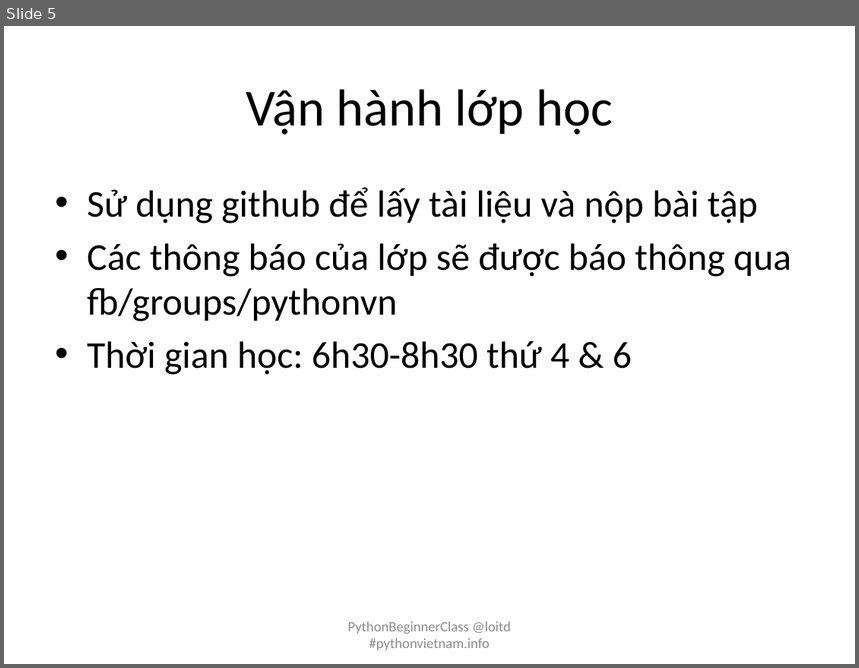
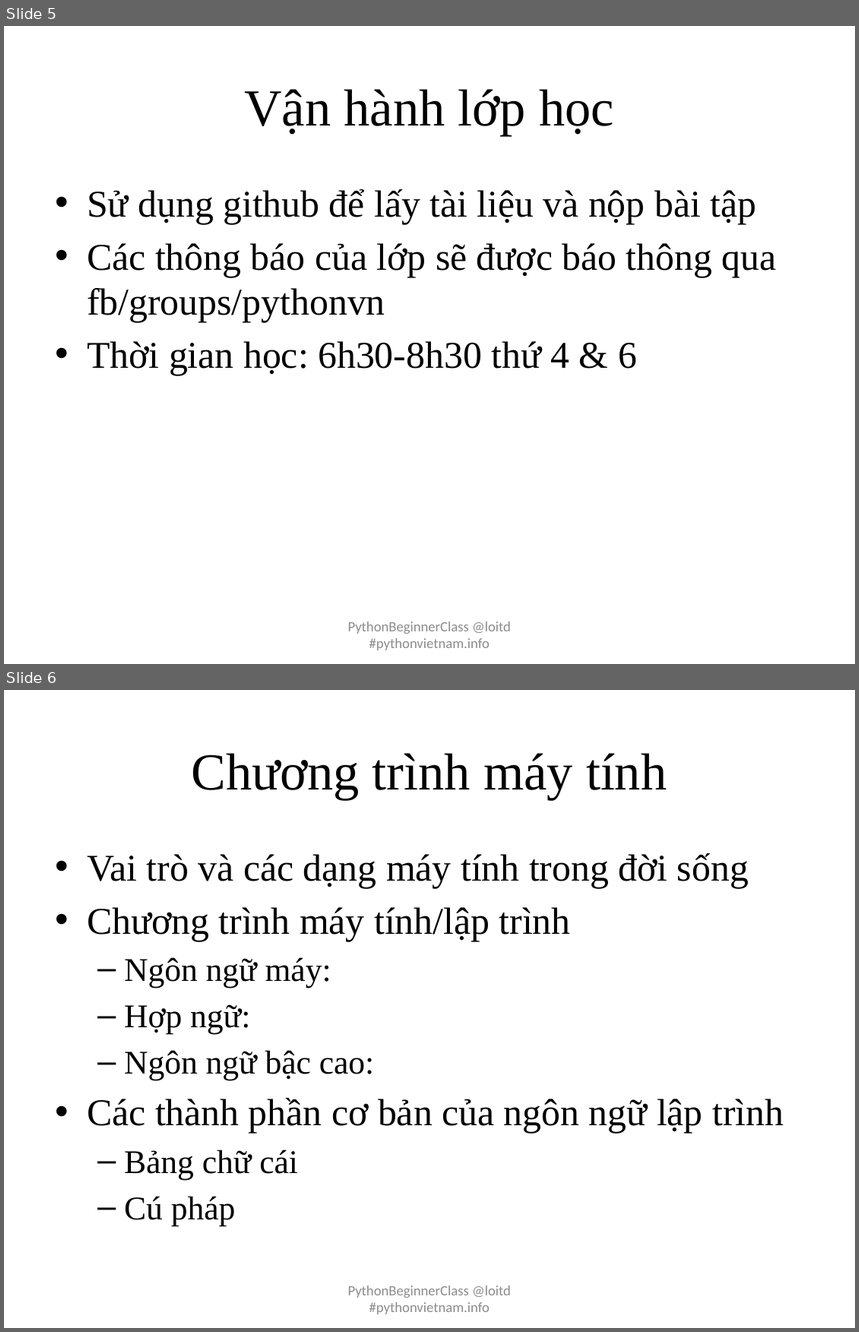
Before and after one commit to pythonvietnam/pbc032015, a slide deck: pbc-day-01-introduction.pptx. Shown one above the other, each under a label of ours: slide 5 before the commit, slides 5 and 6 after it. The pictures are 859x668 and 859x1332 pixels, drawn with LibreOffice and Linux fonts; fonts in the diff are those of the drawing. Boxes give left, top, right and bottom in pixels: in the first picture for what was removed or moved away, otherwise in the second. Text is boxed around its words. In the diff, an @@ line names an element or a change of style, - is before the commit and + after.

```diff
--- a/pbc-day-01-introduction.pptx
+++ b/pbc-day-01-introduction.pptx
@@ slide 6 added at (4,690,855,1328), background #FFFFFF @@
@@ title added at (191,753,667,799), 44 pt, text #000000 @@
+Chương trình máy tính
@@ text added at (87,853,784,1226), 32 pt, text #000000 @@
+• Vai trò và các dạng máy tính trong đời sống
+• Chương trình máy tính/lập trình
+  – Ngôn ngữ máy:
+  – Hợp ngữ:
+  – Ngôn ngữ bậc cao:
+• Các thành phần cơ bản của ngôn ngữ lập trình
+  – Bảng chữ cái
+  – Cú pháp
@@ text added at (348,1286,511,1315), 12 pt, text #8C8C8C @@
+PythonBeginnerClass @loitd #pythonvietnam.info
@@ slide 5 changed as well @@
@@ title "Vận hành lớp học" at (244,89,614,135): font Calibri to Times New Roman @@
@@ text "Sử dụng github để lấy ..." at (87,189,777,376): font Calibri to Times New Roman @@
```
Also in this commit, not shown: 12 other slides changed, 5 other slides added, 2 slides removed, 1 other file.
